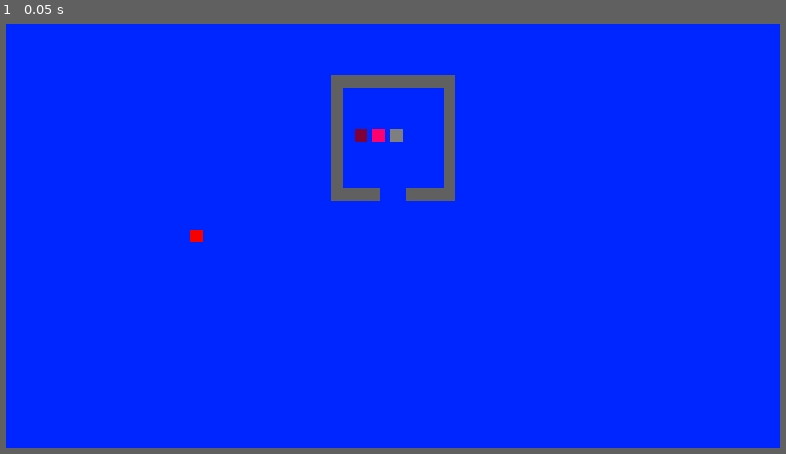
Above: before the commit, frame 1.
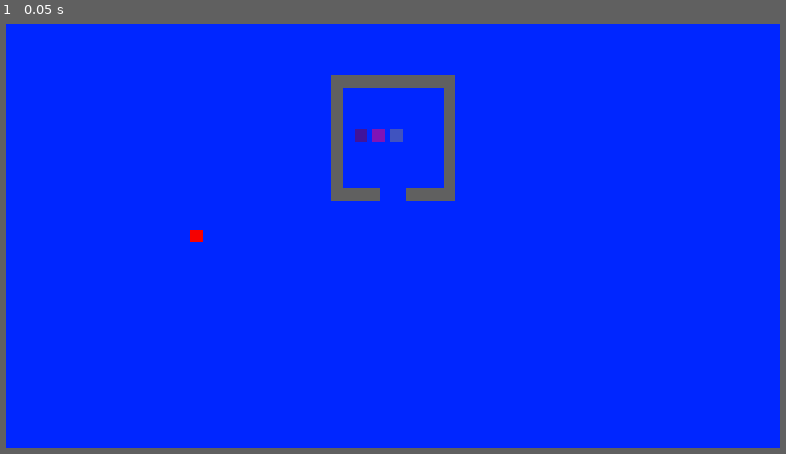
Above: after the commit, the same moment.

Repository: aduImperfect/GameHoarder
Game: Godot game, scene res://Scenes/main.tscn
The game is run twice, just before and just after one commit, with the same random seed, the same clock (stepped at 60 frames per second) and the same inputs.
Inputs:
- Up to frame 1 (0.05 s): no input

The runs differ from the first frame. In frame 1, 0.1% of the frame differs, in the area x 45-52%, y 25-29%.

Commit message:
Games get highlighted when near them to signify that they can be collected!

Diff:
--- a/game-hoarder/Scenes/game.tscn
+++ b/game-hoarder/Scenes/game.tscn
@@ -2,8 +2,11 @@
 
 [ext_resource type="Texture2D" uid="uid://ds14mm3uybddm" path="res://Textures/Game1.png" id="1_ebmjs"]
 [ext_resource type="Script" uid="uid://bs3kk4dusrrg3" path="res://Scripts/game.gd" id="1_qxrlw"]
+[ext_resource type="Script" uid="uid://c2fn5jm6jeyvb" path="res://Scripts/game_selection.gd" id="3_wrm1d"]
 
 [sub_resource type="RectangleShape2D" id="RectangleShape2D_m6x6n"]
+
+[sub_resource type="RectangleShape2D" id="RectangleShape2D_d2add"]
 
 [node name="Game" type="Node2D" unique_id=1587542141]
 script = ExtResource("1_qxrlw")
@@ -19,3 +22,15 @@
 
 [node name="Game" type="Sprite2D" parent="GameRB2D" unique_id=1297007933]
 scale = Vector2(20, 20)
+texture = ExtResource("1_ebmjs")
+
+[node name="GameSelectionA2D" type="Area2D" parent="." unique_id=1406580772 node_paths=PackedStringArray("gameTex")]
+script = ExtResource("3_wrm1d")
+gameTex = NodePath("../GameRB2D/Game")
+
+[node name="GameSelectionCS2D" type="CollisionShape2D" parent="GameSelectionA2D" unique_id=2125596680]
+scale = Vector2(1.1, 3)
+shape = SubResource("RectangleShape2D_d2add")
+
+[connection signal="body_entered" from="GameSelectionA2D" to="GameSelectionA2D" method="_on_body_entered"]
+[connection signal="body_exited" from="GameSelectionA2D" to="GameSelectionA2D" method="_on_body_exited"]
--- /dev/null
+++ b/game-hoarder/Scripts/game_selection.gd
@@ -0,0 +1,33 @@
+extends Area2D
+
+@export var gameTex : Sprite2D
+@export var origColour : Color
+@export var currColour : Color
+
+@export var playerInRegion : bool
+
+# Called when the node enters the scene tree for the first time.
+func _ready() -> void:
+	origColour = Color(1.0, 1.0, 1.0, 0.5)
+	currColour = Color(1.0, 1.0, 1.0, 2.0)
+	playerInRegion = false
+
+# Called every frame. 'delta' is the elapsed time since the previous frame.
+func _process(_delta: float) -> void:
+	if playerInRegion:
+		gameTex.modulate = currColour
+	else:
+		gameTex.modulate = origColour
+
+func _on_body_entered(_body: Node2D) -> void:
+	if !_body.name.contains("Player"):
+		return
+
+	playerInRegion = true
+
+
+func _on_body_exited(_body: Node2D) -> void:
+	if !_body.name.contains("Player"):
+		return
+
+	playerInRegion = false
Not shown, added: game-hoarder/Scripts/game_selection.gd.uid
